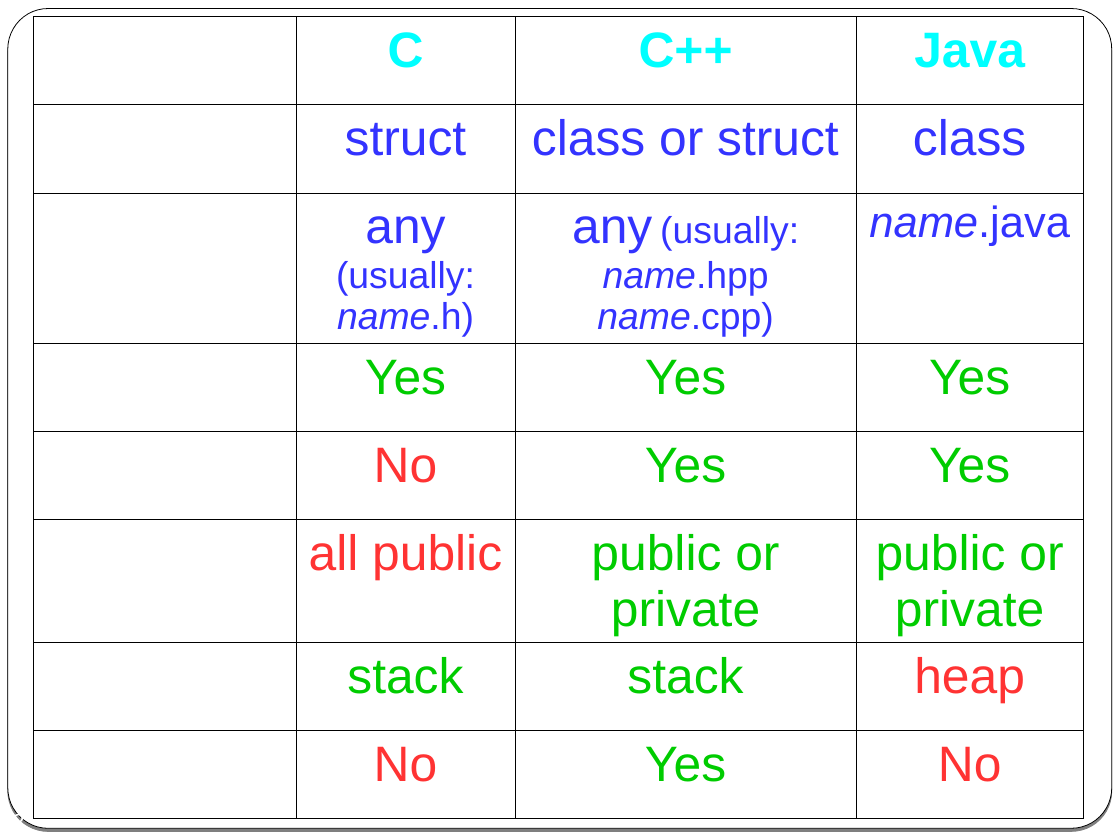
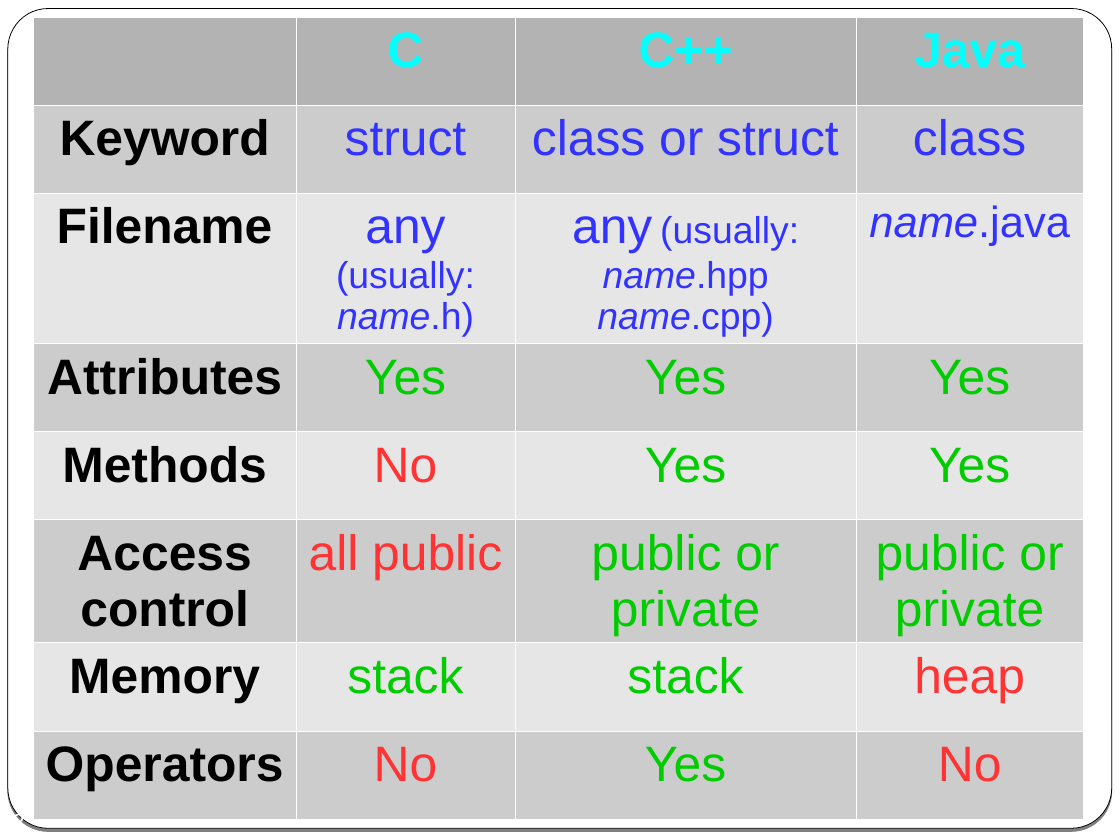
Before and after one commit to cpp-at-ariel/cpp-5779, a slide deck: slide 2 of 02-classes-constructors-destructors/slides-1-classes.odp. Drawn at 1120x840 pixels with LibreOffice and Linux fonts; fonts in the diff are those of the drawing. Boxes give left, top, right and bottom in pixels: in the first picture for what was removed or moved away, otherwise in the second. Text is boxed around its words. In the diff, an @@ line names an element or a change of style, - is before the commit and + after.

```diff
--- a/02-classes-constructors-destructors/slides-1-classes.odp
+++ b/02-classes-constructors-destructors/slides-1-classes.odp
@@ table at (34,17,1083,820) @@
@@ fill none to #B3B3B3 in 3 cells @@
@@ fill none to #CCCCCC in 16 cells @@
@@ fill none to #E6E6E6 in 12 cells @@
@@ text colour #FFFFFF to #000000 in "Keyword", "Filename", "Attributes", "Methods" and 3 more places @@
@@ borders changed @@
```
Also in this commit, not shown: 3 other slides changed, 23 other files.
